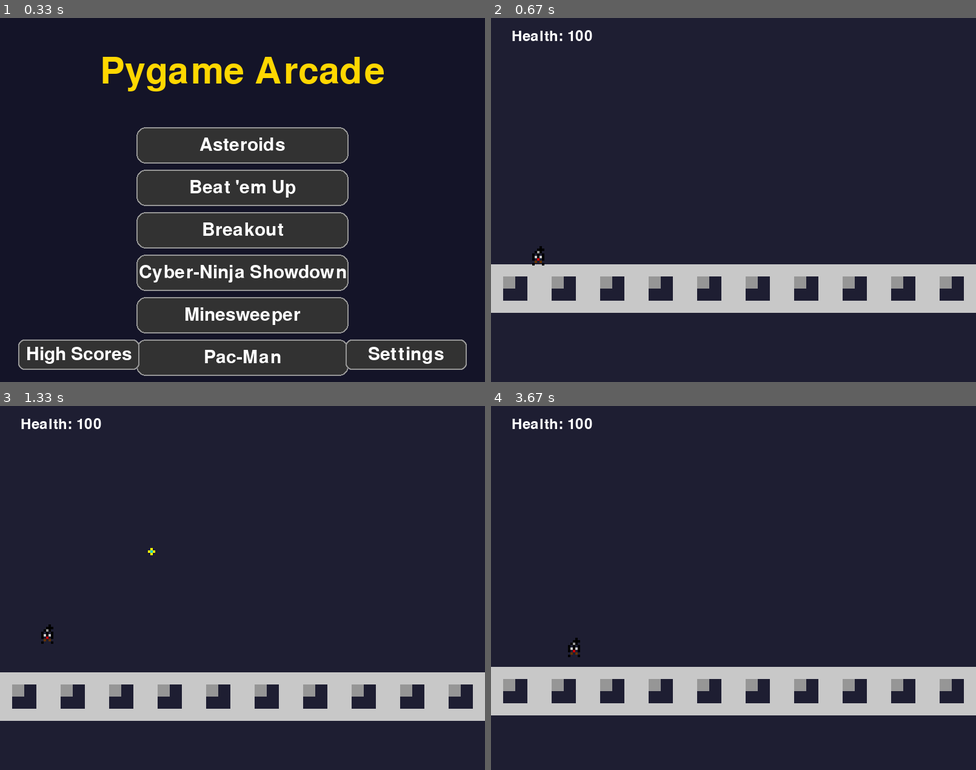
Above: before the commit, frames 1-4 (two rows, left to right).
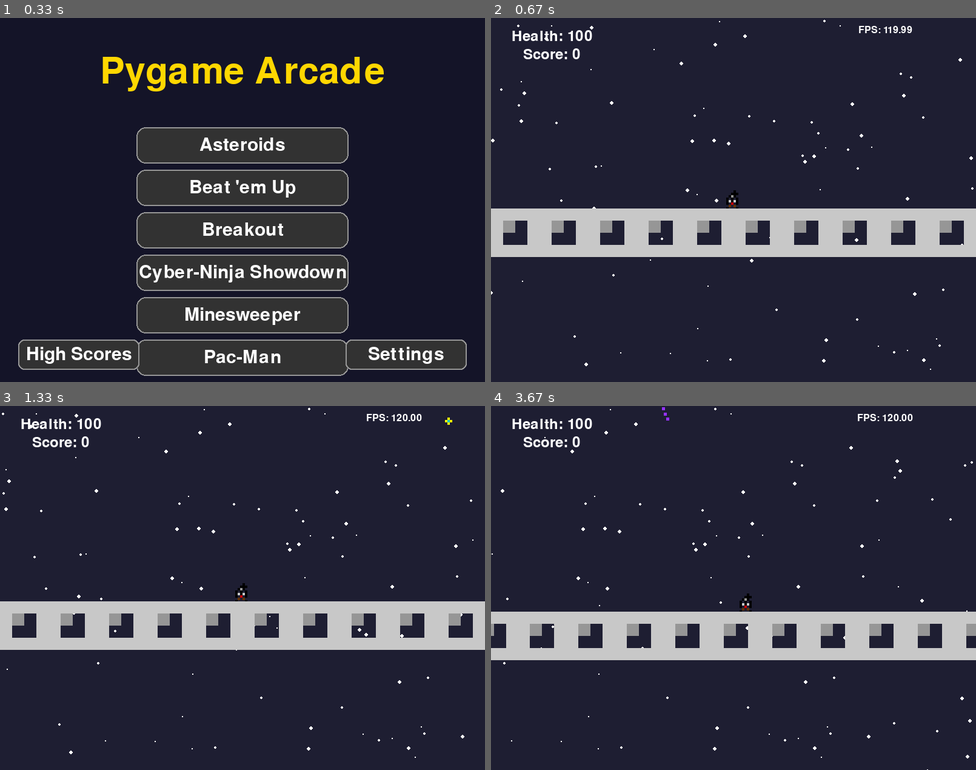
Above: after the commit, the same moments.

Repository: msparrow/classic-arcade-pygame
Game: pygame game, started from launcher.py
Same seed, same stepped clock (60 frames per second), same inputs: the game is played once before the commit and once after it.
Inputs (mouse positions are in pixels of both pictures, inside the frame that each line leads up to):
- Up to frame 1 (0.33 s): no input
- Up to frame 2 (0.67 s): click "Cyber-Ninja Showdown" at 0.38 s
- Up to frame 3 (1.33 s): tap Space at 0.67 s; click (291, 668) at 1.05 s
- Up to frame 4 (3.67 s): hold Right 1.33-1.8 s; move the mouse to (583, 533) at 1.37 s; tap Space at 1.4, 1.7, 1.9, 2.2, 2.4, 2.7, 2.97, 3.27, 3.4 s; hold D 1.83-2.3 s; move the mouse to (912, 715) at 1.87 s; hold Left 2.33-2.87 s; move the mouse to (607, 453) at 2.37 s; hold A 2.9-3.3 s; move the mouse to (617, 515) at 2.93 s; hold Right from 3.33 s (still down); move the mouse to (738, 624) at 3.37 s

Frame 1 is identical in both runs. In frame 2, 22% of the frame differs, in the area x 0-100%, y 0-97%; in frame 3, 22%; in frame 4, 22%.

Commit message:
Overhauled cyber_ninja game

Diff:
--- a/cyber_ninja.py
+++ b/cyber_ninja.py
@@ -9,6 +9,11 @@
 import sys
 import random
 import math
+import os
+
+# Background constants
+NUM_STARS = 100
+STAR_SPEED = 0.5
 
 # Import shared modules and constants
 from config import BLACK, WHITE, RED, GREEN, BLUE, YELLOW
@@ -19,7 +24,7 @@
 SCREEN_WIDTH, SCREEN_HEIGHT = 800, 600
 PLAYER_ACC = 0.5
 PLAYER_FRICTION = -0.12
-PLAYER_GRAVITY = 0.8
+PLAYER_GRAVITY = 0.64
 PLAYER_JUMP = -18
 PLAYER_HEALTH = 100
 ENEMY_HEALTH = 50
@@ -108,37 +113,14 @@
 class Assets:
     def __init__(self):
         self.player = create_surface_from_data(PLAYER_SPRITE_DATA)
-        self.walking_bot = create_surface_from_data(WALKING_BOT_DATA)
-        self.turret = create_surface_from_data(TURRET_DATA)
+        self.walking_bot = create_surface_from_data(WALKING_BOT_DATA, scale=12)
+        self.turret = create_surface_from_data(TURRET_DATA, scale=12)
         self.platform_tile = create_surface_from_data(PLATFORM_TILE_DATA, scale=20) # Tiles are larger
         self.projectile = create_surface_from_data(PROJECTILE_DATA)
         self.enemy_projectile = create_surface_from_data(ENEMY_PROJECTILE_DATA, scale=3)
 
 # --- Level Map ---
-LEVEL_MAP = [
-    "                                ",
-    "                                ",
-    "                                ",
-    "                                ",
-    "                                ",
-    " P                              ",
-    "XXXXXXXXXXXXXXXXX     XXXXXXXXXX",
-    "                                ",
-    "                                ",
-    "    T                         T ",
-    "XXXXXXXXX    XXXXXXXX    XXXXXXX",
-    "                                ",
-    "                                ",
-    "      W                         ",
-    "XXXXXXXXXXXXX      W      XXXXXX",
-    "                                ",
-    "                                ",
-    "   XXXXXXXXXX    XXXXXXXXXXXX   ",
-    "                                ",
-    "                                ",
-    "T          W                  T ",
-    "XXXXXXXXXXXXXXXXXXXXXXXXXXXXXXXX",
-]
+
 
 # --- Classes ---
 vec = pygame.math.Vector2
@@ -153,14 +135,31 @@
         self.acc = vec(0, 0)
         self.health = PLAYER_HEALTH
         self.last_shot = 0
-
-    def update(self, platforms):
+        self.score = 0
+        self.facing_direction = vec(1, 0) # Initial facing direction
+
+    def update(self, platforms, all_sprites, magic_particles):
         self.acc = vec(0, PLAYER_GRAVITY)
         keys = pygame.key.get_pressed()
         if keys[pygame.K_LEFT] or keys[pygame.K_a]:
             self.acc.x = -PLAYER_ACC
+            self.facing_direction.x = -1
         if keys[pygame.K_RIGHT] or keys[pygame.K_d]:
             self.acc.x = PLAYER_ACC
+            self.facing_direction.x = 1
+
+        # Check if player is on a platform
+        self.rect.y += 1
+        on_platform = pygame.sprite.spritecollide(self, platforms, False)
+        self.rect.y -= 1
+
+        # Flying logic
+        if not on_platform and keys[pygame.K_SPACE]:
+            self.acc.y = -PLAYER_ACC * 0.2  # Reduced upward acceleration
+            # Create magic particles
+            particle = MagicParticle(self.rect.center, -self.vel.normalize() * 2)
+            all_sprites.add(particle)
+            magic_particles.add(particle)
 
         # Apply friction
         self.acc.x += self.vel.x * PLAYER_FRICTION
@@ -187,11 +186,7 @@
         projectiles.add(projectile)
 
     def get_direction(self):
-        # Simple direction check for shooting
-        keys = pygame.key.get_pressed()
-        if keys[pygame.K_LEFT] or keys[pygame.K_a]:
-            return vec(-1, 0)
-        return vec(1, 0)
+        return self.facing_direction
 
     def collide_with_platforms(self, platforms):
         self.rect.midbottom = self.pos
@@ -225,8 +220,9 @@
 class WalkingBot(Enemy):
     def __init__(self, pos):
         super().__init__(pos, assets.walking_bot)
-        self.vel = vec(random.choice([-2, 2]), 0)
+        self.vel = vec(random.choice([-4, 4]), 0)
         self.last_shot = 0
+        self.direction_timer = 0
 
     def update(self, platforms, player, all_sprites, enemy_projectiles):
         self.pos += self.vel
@@ -235,18 +231,19 @@
         self.rect.y += 1
         platform_hits = pygame.sprite.spritecollide(self, platforms, False)
         self.rect.y -= 1
-        if not platform_hits:
+
+        now = pygame.time.get_ticks()
+        if not platform_hits or now - self.direction_timer > 2000:
             self.vel.x *= -1
+            self.direction_timer = now
 
         # Shooting logic
         dist_to_player = self.pos.distance_to(player.pos)
-        if dist_to_player < 250:
-            # Check if facing the player
+        if dist_to_player < 350:
             is_facing_player = (player.pos.x > self.pos.x and self.vel.x > 0) or \
                                (player.pos.x < self.pos.x and self.vel.x < 0)
             if is_facing_player:
-                now = pygame.time.get_ticks()
-                if now - self.last_shot > 2000: # Cooldown
+                if now - self.last_shot > 1000:
                     self.last_shot = now
                     direction = (player.pos - self.pos).normalize()
                     proj = EnemyProjectile(self.rect.center, direction)
@@ -277,11 +274,15 @@
         self.rect = self.image.get_rect(center=pos)
         self.vel = direction * 10
 
-    def update(self):
+    def update(self, camera_offset):
         self.rect.x += self.vel.x
         self.rect.y += self.vel.y
-        # Remove if it leaves the screen
-        if not pygame.Rect(0, 0, SCREEN_WIDTH, SCREEN_HEIGHT).colliderect(self.rect):
+        # Remove if it leaves the extended screen area (view + buffer)
+        screen_rect_extended = pygame.Rect(
+            camera_offset.x - 200, camera_offset.y - 200,
+            SCREEN_WIDTH + 400, SCREEN_HEIGHT + 400
+        )
+        if not screen_rect_extended.colliderect(self.rect):
             self.kill()
 
 class EnemyProjectile(Projectile):
@@ -290,7 +291,128 @@
         self.image = assets.enemy_projectile
         self.vel = direction * 7
 
+    def update(self, camera_offset):
+        super().update(camera_offset)
+
+class MagicParticle(pygame.sprite.Sprite):
+    def __init__(self, pos, vel):
+        super().__init__()
+        self.image = pygame.Surface((5, 5))
+        self.image.fill((150, 50, 255)) # Purple
+        self.rect = self.image.get_rect(center=pos)
+        self.vel = vel
+        self.lifetime = random.randint(20, 40)
+
+    def update(self, camera_offset):
+        self.rect.x += self.vel.x
+        self.rect.y += self.vel.y
+        self.lifetime -= 1
+        if self.lifetime <= 0:
+            self.kill()
+
 # --- Main Game Functions ---
+class WorldManager:
+    def __init__(self, all_sprites, platforms, enemies, player_start_pos):
+        self.all_sprites = all_sprites
+        self.platforms = platforms
+        self.enemies = enemies
+
+        self.chunk_size = 15 * assets.platform_tile.get_width()
+        self.generated_chunks = set() # Now stores (chunk_x, chunk_y)
+        self.last_platform_end_x = 0
+
+        # Generate the initial starting area
+        self.generate_initial_chunks(player_start_pos)
+
+    def generate_initial_chunks(self, player_start_pos):
+        start_chunk_x = int(player_start_pos[0] // self.chunk_size)
+        start_chunk_y = int(player_start_pos[1] // self.chunk_size)
+
+        # Create a smaller, solid starting platform
+        initial_platform_tiles = 20
+        start_x = player_start_pos[0] - (initial_platform_tiles // 2) * assets.platform_tile.get_width()
+
+        for i in range(initial_platform_tiles):
+            x = start_x + i * assets.platform_tile.get_width()
+            p = Platform(x, player_start_pos[1])
+            self.all_sprites.add(p)
+            self.platforms.add(p)
+
+        self.last_platform_end_x = start_x + initial_platform_tiles * assets.platform_tile.get_width()
+
+        # Mark the initial chunk as generated
+        self.generated_chunks.add((start_chunk_x, start_chunk_y))
+
+    def manage(self, player_pos):
+        player_chunk_x = int(player_pos.x // self.chunk_size)
+        player_chunk_y = int(player_pos.y // self.chunk_size)
+
+        # Generate new chunks around the player (horizontally and vertically)
+        for y in range(player_chunk_y - 1, player_chunk_y + 3):
+            for x in range(player_chunk_x - 2, player_chunk_x + 3):
+                if (x, y) not in self.generated_chunks:
+                    self.generate_chunk(x, y)
+
+        # Despawn chunks far from the player
+        chunks_to_remove = []
+        for (chunk_x, chunk_y) in self.generated_chunks:
+            if abs(chunk_x - player_chunk_x) > 3 or abs(chunk_y - player_chunk_y) > 3:
+                chunks_to_remove.append((chunk_x, chunk_y))
+
+        for chunk in chunks_to_remove:
+            self.despawn_chunk(chunk)
+
+    def generate_chunk(self, chunk_x, chunk_y):
+        self.generated_chunks.add((chunk_x, chunk_y))
+        chunk_start_x = chunk_x * self.chunk_size
+        chunk_start_y = chunk_y * self.chunk_size
+
+        # Ensure there's always a platform below
+        if not self.is_chunk_generated(chunk_x, chunk_y + 1):
+            platform_count = random.randint(1, 3)
+        else:
+            platform_count = random.randint(0, 2)
+
+        for _ in range(platform_count):
+            platform_length = random.randint(5, 12)
+            platform_x = chunk_start_x + random.randint(0, self.chunk_size - platform_length * assets.platform_tile.get_width())
+            platform_y = chunk_start_y + random.randint(0, self.chunk_size - assets.platform_tile.get_height())
+
+            for i in range(platform_length):
+                x = platform_x + i * assets.platform_tile.get_width()
+                p = Platform(x, platform_y)
+                self.all_sprites.add(p)
+                self.platforms.add(p)
+
+                if random.random() < 0.2:
+                    if random.random() < 0.5:
+                        bot = WalkingBot((x, platform_y))
+                        self.all_sprites.add(bot)
+                        self.enemies.add(bot)
+                    else:
+                        turret = Turret((x, platform_y))
+                        self.all_sprites.add(turret)
+                        self.enemies.add(turret)
+
+    def is_chunk_generated(self, chunk_x, chunk_y):
+        return (chunk_x, chunk_y) in self.generated_chunks
+
+    def despawn_chunk(self, chunk):
+        chunk_x, chunk_y = chunk
+        chunk_start_x = chunk_x * self.chunk_size
+        chunk_end_x = chunk_start_x + self.chunk_size
+        chunk_start_y = chunk_y * self.chunk_size
+        chunk_end_y = chunk_start_y + self.chunk_size
+
+        for sprite in list(self.all_sprites):
+            if chunk_start_x <= sprite.rect.x < chunk_end_x and \
+               chunk_start_y <= sprite.rect.y < chunk_end_y:
+                sprite.kill()
+
+        if chunk in self.generated_chunks:
+            self.generated_chunks.remove(chunk)
+
+
 def run_game(screen, clock):
     """Main function to manage the game states for Cyber-Ninja Showdown."""
     all_sprites = pygame.sprite.Group()
@@ -298,28 +420,22 @@
     enemies = pygame.sprite.Group()
     projectiles = pygame.sprite.Group()
     enemy_projectiles = pygame.sprite.Group()
-
-    # Build the level
-    player_start_pos = (0, 0)
-    for y, row in enumerate(LEVEL_MAP):
-        for x, tile in enumerate(row):
-            if tile == 'X':
-                p = Platform(x * assets.platform_tile.get_width(), y * assets.platform_tile.get_height())
-                all_sprites.add(p)
-                platforms.add(p)
-            elif tile == 'P':
-                player_start_pos = (x * assets.platform_tile.get_width(), y * assets.platform_tile.get_height())
-            elif tile == 'W':
-                bot = WalkingBot((x * assets.platform_tile.get_width(), y * assets.platform_tile.get_height()))
-                all_sprites.add(bot)
-                enemies.add(bot)
-            elif tile == 'T':
-                turret = Turret((x * assets.platform_tile.get_width(), y * assets.platform_tile.get_height()))
-                all_sprites.add(turret)
-                enemies.add(turret)
-
+    magic_particles = pygame.sprite.Group()
+
+    # Background stars
+    stars = []
+    for _ in range(NUM_STARS):
+        star_x = random.randint(0, SCREEN_WIDTH)
+        star_y = random.randint(0, SCREEN_HEIGHT)
+        star_size = random.randint(1, 3)
+        stars.append([star_x, star_y, star_size])
+
+    # Setup player and world
+    player_start_pos = (SCREEN_WIDTH / 2, SCREEN_HEIGHT - 150)
     player = Player(player_start_pos)
     all_sprites.add(player)
+
+    world_manager = WorldManager(all_sprites, platforms, enemies, player_start_pos)
 
     # Camera offset
     camera_offset = vec(0, 0)
@@ -337,25 +453,29 @@
                     pause_choice = pause_menu(screen, clock, SCREEN_WIDTH, SCREEN_HEIGHT)
                     if pause_choice == 'quit':
                         running = False
+            if event.type == pygame.KEYUP:
+                if event.key == pygame.K_SPACE:
+                    player.is_flying = False
             if event.type == pygame.MOUSEBUTTONDOWN and event.button == 1:
                 player.shoot(all_sprites, projectiles)
 
         # Update
-        player.update(platforms)
-        projectiles.update()
-        enemy_projectiles.update()
+        player.update(platforms, all_sprites, magic_particles)
+        projectiles.update(camera_offset)
+        enemy_projectiles.update(camera_offset)
+        magic_particles.update(camera_offset)
         for enemy in enemies:
             if isinstance(enemy, WalkingBot):
                 enemy.update(platforms, player, all_sprites, enemy_projectiles)
             elif isinstance(enemy, Turret):
                 enemy.update(player, all_sprites, enemy_projectiles)
 
+        # Update world
+        world_manager.manage(player.pos)
+
         # Update camera
-        camera_offset.x += (player.rect.centerx - camera_offset.x - SCREEN_WIDTH / 2) * 0.05
-        camera_offset.y += (player.rect.centery - camera_offset.y - SCREEN_HEIGHT / 2) * 0.05
-        # Clamp camera to level boundaries
-        camera_offset.x = max(0, min(camera_offset.x, len(LEVEL_MAP[0]) * assets.platform_tile.get_width() - SCREEN_WIDTH))
-        camera_offset.y = max(0, min(camera_offset.y, len(LEVEL_MAP) * assets.platform_tile.get_height() - SCREEN_HEIGHT))
+        camera_offset.x += (player.rect.centerx - camera_offset.x - SCREEN_WIDTH / 2) * 0.15
+        camera_offset.y += (player.rect.centery - camera_offset.y - SCREEN_HEIGHT / 2) * 0.15
 
 
         # --- Collision Detection ---
@@ -364,6 +484,8 @@
         for enemy, proj_list in hits.items():
             for _ in proj_list:
                 enemy.take_damage(25)
+                player.score += 10
+                player.health = min(player.health + 10, PLAYER_HEALTH)
 
         # Enemy projectiles hitting player
         hits = pygame.sprite.spritecollide(player, enemy_projectiles, True)
@@ -375,29 +497,35 @@
         # Player colliding with enemies
         hits = pygame.sprite.spritecollide(player, enemies, False)
         if hits:
-            player.health -= 1
+            # No damage from overlapping enemies directly
             if player.health <= 0:
                 running = False # Game Over
 
         # --- Drawing ---
         screen.fill((30, 30, 50)) # Dark blue background
+
+        # Draw stars
+        for star in stars:
+            star[0] -= STAR_SPEED # Scroll stars
+            if star[0] < 0:
+                star[0] = SCREEN_WIDTH
+                star[1] = random.randint(0, SCREEN_HEIGHT)
+            pygame.draw.circle(screen, WHITE, (int(star[0]), int(star[1])), star[2])
+
         for sprite in all_sprites:
             screen.blit(sprite.image, sprite.rect.topleft - camera_offset)
 
         # Draw HUD
         draw_text(f"Health: {player.health}", pygame.font.Font(None, 36), WHITE, screen, 100, 30)
-        if not enemies:
-            draw_text("YOU WIN!", pygame.font.Font(None, 100), GREEN, screen, SCREEN_WIDTH / 2, SCREEN_HEIGHT / 2)
-            pygame.display.flip()
-            pygame.time.wait(3000)
-            running = False
+        draw_text(f"Score: {player.score}", pygame.font.Font(None, 36), WHITE, screen, 100, 60)
+
+        # Performance Metrics
+        fps = clock.get_fps()
+        draw_text(f"FPS: {fps:.2f}", pygame.font.Font(None, 24), WHITE, screen, SCREEN_WIDTH - 150, 20)
 
         pygame.display.flip()
-        clock.tick(60)
-
-    # Save score if the player won
-    if not enemies:
-        scores.save_score("Cyber-Ninja Showdown", 1000) # Placeholder score
+        clock.tick(120)
+
     return 0
 
 def get_instructions():
